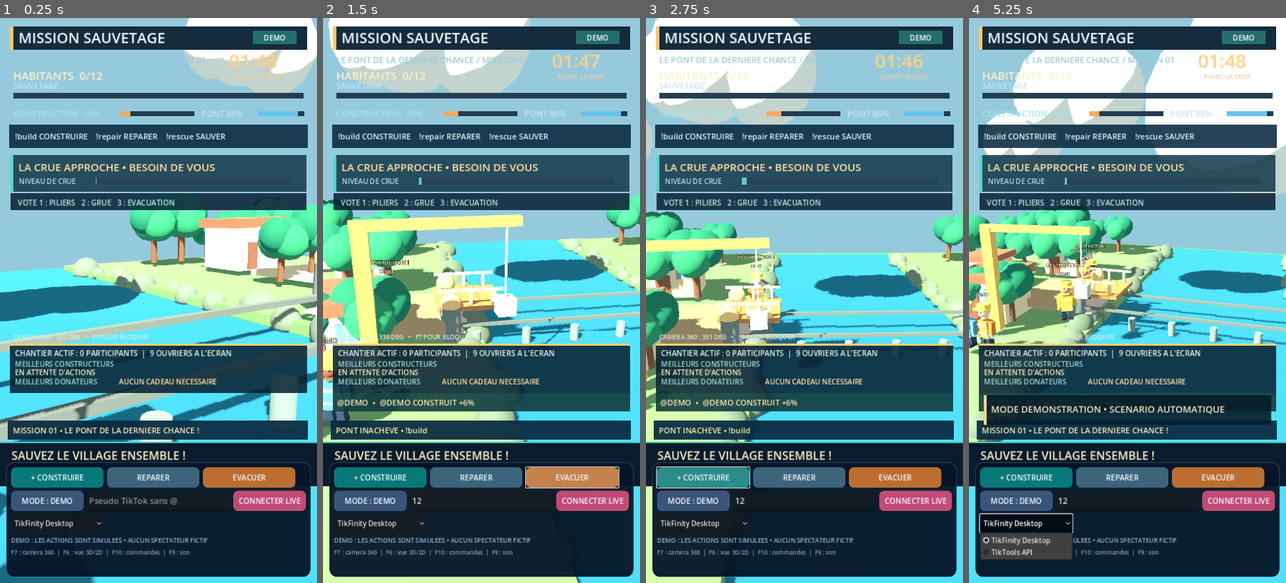
Above: before the commit, frames 1-4 (left to right).
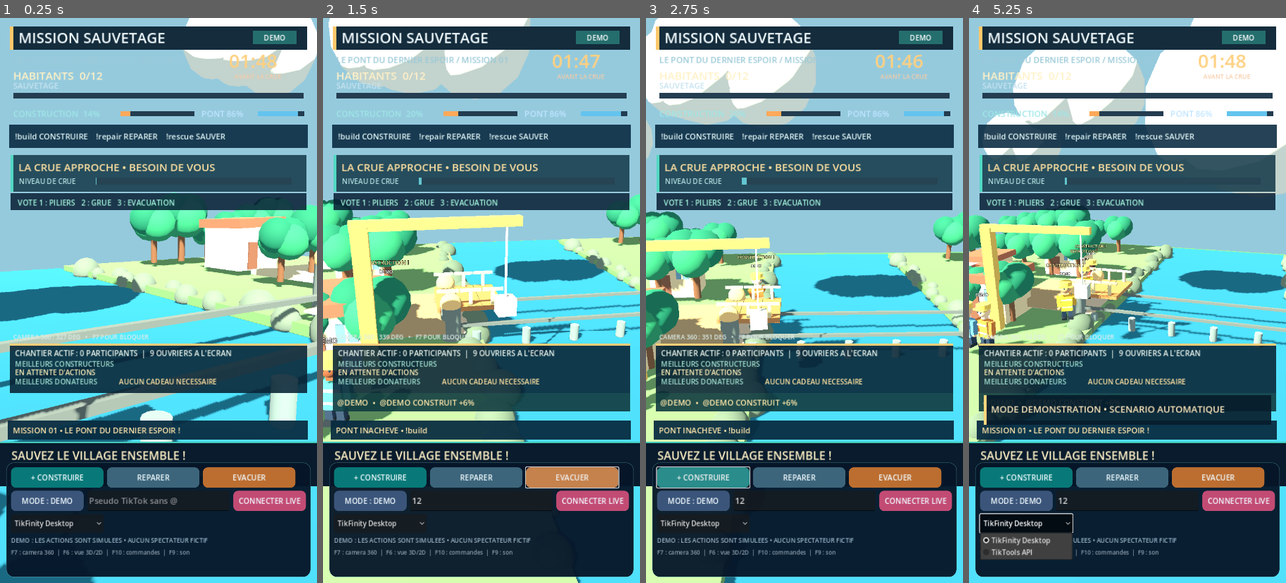
Above: after the commit, the same moments.

Repository: Hsergo/LIVE-BATTLES
Game: Godot game, scene res://main.tscn
Two runs of this game, one before a commit and one after it. Both use one fixed random seed, a clock stepped at 60 frames per second and the inputs below.
Inputs (mouse positions are in pixels of both pictures, inside the frame that each line leads up to):
- Up to frame 1 (0.25 s): no input
- Up to frame 2 (1.5 s): click (481, 498) at 0.52 s; type "12" at 0.6 s; click "EVACUER" at 1.25 s
- Up to frame 3 (2.75 s): click "+ CONSTRUIRE" at 2 s
- Up to frame 4 (5.25 s): click "REPARER" at 2.75 s; click "MODE : DEMO" at 3.5 s; click "MODE : LIVE" at 4.25 s; click "TikFinity Desktop" at 5 s

The runs differ from the first frame. In frame 1, 0.2% of the frame differs, in the area x 33-65%, y 6-74%; in frame 2, 0.2%; in frame 3, 0.2%; in frame 4, 0.5%, in the area x 17-65%, y 6-74%.

Commit message:
feat(campaign): introduce 15 designed rescue missions across five sites, unique hazards and free special mechanics

Diff:
--- a/rescue/game/scripts/mission.gd
+++ b/rescue/game/scripts/mission.gd
@@ -12,13 +12,11 @@
 const REPAIR_COOLDOWN := 2.0
 const RESCUE_COOLDOWN := 2.6
 const DISASTER_STAGES := [0.35, 0.68, 0.88]
-const SCENARIOS := [
-	{"id":"bridge", "title":"LE PONT DE LA DERNIERE CHANCE", "site":"PONT", "objective":"SAUVER LE VILLAGE", "target":12, "hazard":1.0, "material":"BOIS"},
-	{"id":"dike", "title":"LA DIGUE DE LA TEMPETE", "site":"DIGUE", "objective":"PROTEGER LES HABITANTS", "target":14, "hazard":1.15, "material":"PIERRE"},
-	{"id":"lighthouse", "title":"LE PHARE DES NAUFRAGES", "site":"PHARE", "objective":"GUIDER LES BATEAUX", "target":10, "hazard":1.25, "material":"PIECES"}
-]
-
+const Catalog = preload("res://scripts/mission_catalog.gd")
+const SCENARIOS = Catalog.LEVELS
 var demo_mode := true
+var hazard_pressure := 0.0
+var last_special := ""
 var scenario_index := 0
 var mission_index := 1
 var status := "WAITING"
@@ -79,7 +77,7 @@
 	cooldowns.clear()
 	scenario_index = (mission_index - 1) % SCENARIOS.size()
 	status = "RUNNING" if demo_mode or not participants.is_empty() else "WAITING"
-	total_duration = DEMO_DURATION if demo_mode else BASE_DURATION + 10.0 * float((mission_index - 1) % 3)
+	total_duration = DEMO_DURATION if demo_mode else float(SCENARIOS[scenario_index]["duration"])
 	seconds = total_duration
 	elapsed = 0.0
 	progress = 14.0
@@ -92,6 +90,8 @@
 	votes = {"1":0, "2":0, "3":0}
 	weather_stage = 0
 	flood_level = 0.0
+	hazard_pressure = 0.0
+	last_special = ""
 	last_rescuer = ""
 	next_disaster = 0
 	protection_seconds = 0.0
@@ -160,6 +160,11 @@
 		return repair(user)
 	if cmd == "!rescue":
 		return rescue(user)
+	if cmd == "!special":
+		return special(user)
+	if cmd == "!rules":
+		_note("REGLES: !build, !repair, !rescue, " + str(SCENARIOS[scenario_index]["special"]) + " | CADEAUX FACULTATIFS", "hint", user)
+		return true
 	if cmd in ["1","2","3","!vote 1","!vote 2","!vote 3"]:
 		return vote(user, cmd.right(1))
 	return false
@@ -208,6 +213,47 @@
 	if participants.has(user):
 		rescuer_points[user] = int(rescuer_points.get(user,0)) + 7
 	_note("@" + user + " LANCE UN SAUVETAGE !", "rescue", user)
+	return true
+
+func special(user: String) -> bool:
+	# Each type has its own free cooperative emergency action; gifts provide
+	# optional spectacular reinforcements but are not needed for completion.
+	if not _eligible(user,"special",7.0):
+		return false
+	var name := str(SCENARIOS[scenario_index]["site_type"])
+	var gain := 0.0
+	match name:
+		"bridge":
+			if progress < 99.9:
+				gain = 5.0
+				progress = minf(100.0,progress+gain)
+			elif saved + rescue_queue + crossings.size() < target:
+				rescue_queue += 1
+			strength = minf(100.0,strength+4.0)
+		"dike":
+			strength = minf(100.0,strength+10.0)
+			hazard_pressure = maxf(0.0,hazard_pressure-0.18)
+			protection_seconds = maxf(protection_seconds,5.0)
+		"lighthouse":
+			if progress < 99.9:
+				progress = minf(100.0,progress+5.0)
+			elif saved + rescue_queue + crossings.size() < target:
+				rescue_queue += 1
+			protection_seconds = maxf(protection_seconds,7.0)
+		"dam":
+			strength = minf(100.0,strength+12.0)
+			hazard_pressure = maxf(0.0,hazard_pressure-0.27)
+		"helipad":
+			if progress < 99.9:
+				progress = minf(100.0,progress+5.0)
+			else:
+				rescue_queue += mini(2,maxi(0,target-saved-rescue_queue-crossings.size()))
+			protection_seconds = maxf(protection_seconds,4.0)
+	_credit(user,8)
+	if participants.has(user):
+		builder_points[user] = int(builder_points.get(user,0)) + 8
+	last_special = user
+	_note("@" + user + " ACTIVE " + str(SCENARIOS[scenario_index]["special_label"]), "power", user)
 	return true
 
 func vote(user: String, option: String) -> bool:
@@ -285,14 +331,22 @@
 	var duration := total_duration
 	flood_level = clampf(elapsed/maxf(1.0,total_duration),0.0,1.0)
 	var stage_limits := [0.15, 0.32, 0.48] if demo_mode else DISASTER_STAGES
+	hazard_pressure = clampf(hazard_pressure + d * 0.0005 * float(SCENARIOS[scenario_index]["hazard"]),0.0,1.0)
 	if next_disaster < stage_limits.size() and elapsed/duration >= stage_limits[next_disaster]:
 		var damage := (18.0+float(next_disaster)*9.0) * float(SCENARIOS[scenario_index]["hazard"])
+		match str(SCENARIOS[scenario_index]["hazard_kind"]):
+			"seisme","glissement":
+				progress = maxf(0.0,progress-5.0-float(next_disaster))
+			"incendie","blizzard","blackout","panne":
+				wood = maxf(0.0,wood-11.0-float(next_disaster)*5.0)
+			"tsunami","cyclone","ouragan":
+				damage *= 1.23
 		if protection_seconds > 0:
 			damage *= 0.15
 		strength = maxf(0.0,strength-damage)
 		weather_stage = next_disaster+1
 		next_disaster += 1
-		_note("ALERTE %d/3 • %s ENDOMMAGE !" % [next_disaster, str(SCENARIOS[scenario_index]["site"])], "danger")
+		_note("ALERTE %d/3 • %s !" % [next_disaster, str(SCENARIOS[scenario_index]["event_text"])], "danger")
 	if demo_mode:
 		_tick_demo()
 	if rescue_queue > 0 and crossings.size() < 4 and progress >= 99.9 and strength >= 20.0:
--- /dev/null
+++ b/rescue/game/scripts/mission_catalog.gd
@@ -0,0 +1,32 @@
+extends RefCounted
+## Catalogue des quinze missions. Une partie LIVE complete depasse deux heures
+## si les 15 missions atteignent leur duree maximale (les victoires peuvent accelerer).
+## Five actual 3D sites, with 15 levels, hazards and targets.
+
+const LEVELS := [
+	{"id":"bridge-01","title":"LE PONT DU DERNIER ESPOIR","site_type":"bridge","site":"PONT","objective":"SAUVER 12 HABITANTS","target":12,"duration":450,"hazard":1,"hazard_kind":"crue","event_text":"Premiere vague de crue","special":"!escort","special_label":"ESCORTE","material":"BOIS"},
+	{"id":"bridge-02","title":"LE CONVOI MEDICAL","site_type":"bridge","site":"PONT","objective":"FAIRE PASSER LE CONVOI","target":10,"duration":470,"hazard":1.12,"hazard_kind":"glissement","event_text":"La montagne s'effondre","special":"!escort","special_label":"ESCORTE","material":"BOIS"},
+	{"id":"bridge-03","title":"LE PONT SUSPENDU","site_type":"bridge","site":"PONT","objective":"SAUVER LE DERNIER GROUPE","target":16,"duration":480,"hazard":1.25,"hazard_kind":"vent","event_text":"Rafales sur les passerelles","special":"!escort","special_label":"ESCORTE","material":"ACIER"},
+	{"id":"dike-04","title":"LA PREMIERE DIGUE","site_type":"dike","site":"DIGUE","objective":"PROTEGER LE VILLAGE","target":14,"duration":460,"hazard":1.1,"hazard_kind":"crue","event_text":"Le niveau du fleuve monte","special":"!pump","special_label":"POMPAGE","material":"PIERRE"},
+	{"id":"dike-05","title":"LE QUARTIER SUBMERGE","site_type":"dike","site":"DIGUE","objective":"EVACUER LE QUARTIER","target":18,"duration":490,"hazard":1.28,"hazard_kind":"inondation","event_text":"L'eau passe les defenses","special":"!pump","special_label":"POMPAGE","material":"PIERRE"},
+	{"id":"dike-06","title":"LE TSUNAMI DU PORT","site_type":"dike","site":"DIGUE","objective":"SAUVER LE PORT","target":20,"duration":510,"hazard":1.48,"hazard_kind":"tsunami","event_text":"Vague geante vers le port","special":"!pump","special_label":"POMPAGE","material":"BETON"},
+	{"id":"lighthouse-07","title":"LE PHARE DES NAUFRAGES","site_type":"lighthouse","site":"PHARE","objective":"GUIDER LES BATEAUX","target":10,"duration":470,"hazard":1.14,"hazard_kind":"brouillard","event_text":"Le brouillard se ferme","special":"!signal","special_label":"SIGNAL","material":"PIECES"},
+	{"id":"lighthouse-08","title":"LA NUIT SANS COURANT","site_type":"lighthouse","site":"PHARE","objective":"RALLUMER LE PHARE","target":12,"duration":500,"hazard":1.27,"hazard_kind":"blackout","event_text":"Le courant est coupe","special":"!signal","special_label":"SIGNAL","material":"PIECES"},
+	{"id":"lighthouse-09","title":"L'OURAGAN DES PECHEURS","site_type":"lighthouse","site":"PHARE","objective":"SAUVER LES EQUIPAGES","target":18,"duration":520,"hazard":1.42,"hazard_kind":"ouragan","event_text":"L'ouragan frappe le phare","special":"!signal","special_label":"SIGNAL","material":"PIECES"},
+	{"id":"dam-10","title":"LE BARRAGE DE LA VALLEE","site_type":"dam","site":"BARRAGE","objective":"PROTEGER LES FAMILLES","target":16,"duration":490,"hazard":1.35,"hazard_kind":"pression","event_text":"La pression augmente","special":"!valve","special_label":"VANNES","material":"BETON"},
+	{"id":"dam-11","title":"LES FAILLES SISMIQUES","site_type":"dam","site":"BARRAGE","objective":"STABILISER LE BARRAGE","target":18,"duration":530,"hazard":1.55,"hazard_kind":"seisme","event_text":"Repliques sismiques","special":"!valve","special_label":"VANNES","material":"BETON"},
+	{"id":"dam-12","title":"LES VANNES EN PANNE","site_type":"dam","site":"BARRAGE","objective":"EVITER LA RUPTURE","target":20,"duration":540,"hazard":1.6,"hazard_kind":"panne","event_text":"Les vannes se bloquent","special":"!valve","special_label":"VANNES","material":"ACIER"},
+	{"id":"helipad-13","title":"LES FLAMMES DE LA FORET","site_type":"helipad","site":"HELIPORT","objective":"EVACUER LA FORET","target":14,"duration":500,"hazard":1.32,"hazard_kind":"incendie","event_text":"Le front de flammes progresse","special":"!launch","special_label":"DECOLLAGE","material":"CARBURANT"},
+	{"id":"helipad-14","title":"BLIZZARD EN MONTAGNE","site_type":"helipad","site":"HELIPORT","objective":"SAUVER LES ALPINISTES","target":17,"duration":540,"hazard":1.44,"hazard_kind":"blizzard","event_text":"Tempete de neige","special":"!launch","special_label":"DECOLLAGE","material":"CARBURANT"},
+	{"id":"helipad-15","title":"LE CYCLONE FINAL","site_type":"helipad","site":"HELIPORT","objective":"SAUVER TOUS LES REFUGIES","target":24,"duration":600,"hazard":1.75,"hazard_kind":"cyclone","event_text":"Le cyclone atteint la base","special":"!launch","special_label":"DECOLLAGE","material":"CARBURANT"}
+]
+
+static func validate() -> bool:
+	var ids: Dictionary = {}
+	for level in LEVELS:
+		if ids.has(level["id"]):
+			return false
+		ids[level["id"]] = true
+		if int(level["target"]) < 1 or int(level["duration"]) < 180 or float(level["hazard"]) <= 0.0:
+			return false
+	return LEVELS.size() == 15
--- /dev/null
+++ b/rescue/game/tests/catalog_rules.gd
@@ -0,0 +1,36 @@
+extends SceneTree
+var failures := 0
+func check(value: bool, label: String) -> void:
+	if value:
+		print("CATALOG OK: " + label)
+	else:
+		failures += 1
+		push_error("CATALOG FAIL: " + label)
+func _initialize() -> void:
+	call_deferred("_run")
+func _run() -> void:
+	var catalog = load("res://scripts/mission_catalog.gd")
+	check(catalog.validate(), "15 niveaux uniques et parametres valides")
+	check(catalog.LEVELS.size() == 15, "15 niveaux")
+	var types := {}
+	var total_duration := 0
+	var ids := {}
+	for level in catalog.LEVELS:
+		types[str(level["site_type"])] = true
+		ids[str(level["id"])] = true
+		total_duration += int(level["duration"])
+		check(str(level["special"]).begins_with("!"), "Action speciale pour " + str(level["id"]))
+	check(types.size() == 5, "Cinq types de decors 3D")
+	check(ids.size() == 15, "Identifiants uniques")
+	check(total_duration >= 7200, "Plus de deux heures de duree maximale pour la campagne")
+	var mission: RefCounted = load("res://scripts/mission.gd").new()
+	mission.call("configure",false)
+	for i in range(15):
+		mission.set("mission_index", i + 1)
+		mission.call("_start_mission",true)
+		var info: Dictionary = mission.call("scenario_info")
+		check(str(info["id"]) == str(catalog.LEVELS[i]["id"]), "Mission %d chargee" % (i+1))
+		check(int(mission.get("target")) == int(info["target"]), "Objectif du niveau %d" % (i+1))
+		check(float(mission.get("total_duration")) == float(info["duration"]), "Chronometre du niveau %d" % (i+1))
+	print("CATALOG TEST RESULT: " + ("PASS" if failures == 0 else "FAIL"))
+	quit(0 if failures == 0 else 1)
